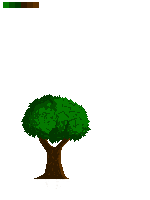
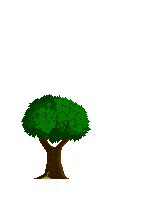
Comparing the layer stacks of the two 150 × 200 images. Changes:
added layer "Ebene 1" (60%) above "Ebene 0 Kopie" over [23, 153, 51, 180]
painted on "Ebene 0 Kopie" over [3, 2, 43, 128]
